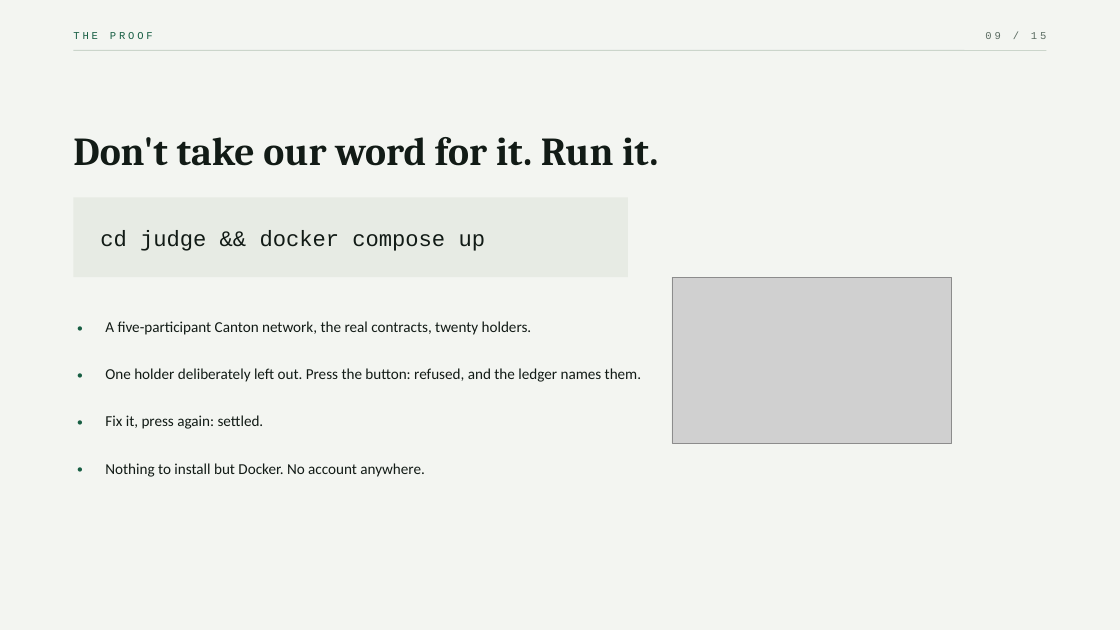
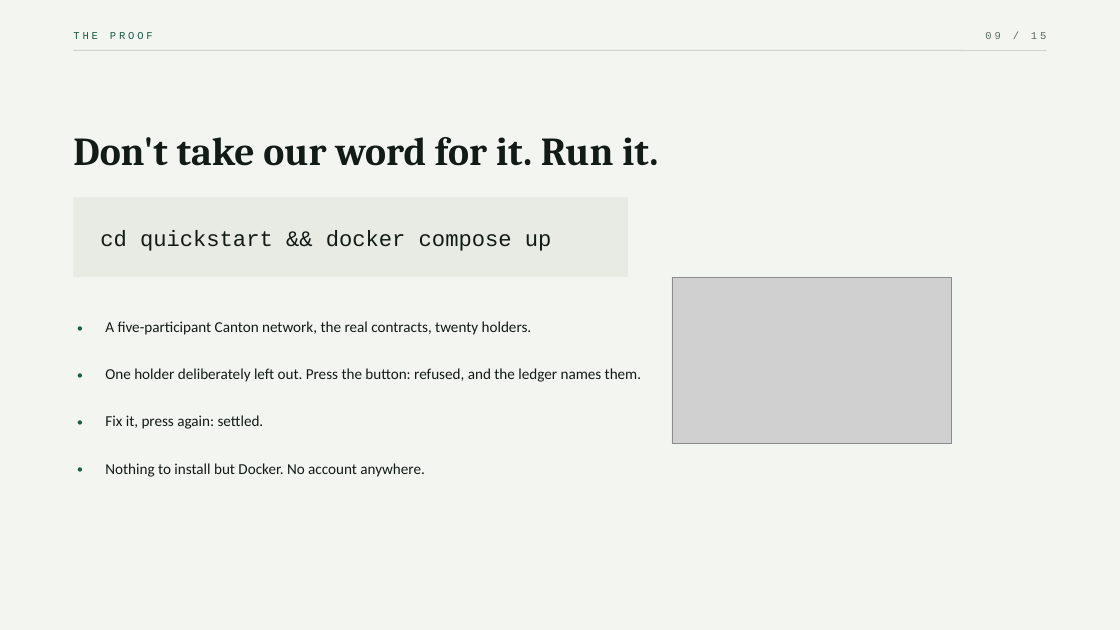
Before and after one commit to Chain-Experts/Indivisa, a slide deck: slide 9 of docs/Indivisa-pitch.pptx. Drawn at 1120x630 pixels with LibreOffice and Linux fonts; fonts in the diff are those of the drawing; grey boxes stand for pictures. Boxes give left, top, right and bottom in pixels: in the first picture for what was removed or moved away, otherwise in the second. Text is boxed around its words. In the diff, an @@ line names an element or a change of style, - is before the commit and + after.

Commit message:
Re-export the deck with the corrected benchmark wording and quickstart

```diff
--- a/docs/Indivisa-pitch.pptx
+++ b/docs/Indivisa-pitch.pptx
@@ text at (100,230,552,251): text changed @@
-cd judge && docker compose up
+cd quickstart && docker compose up
```
Also in this commit, not shown: 3 other slides changed, 1 other file.
